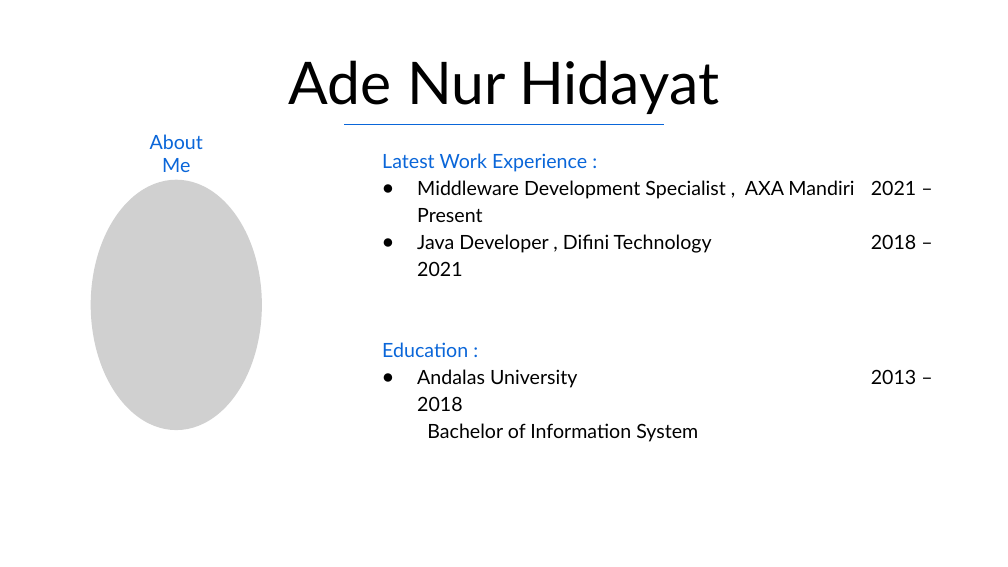
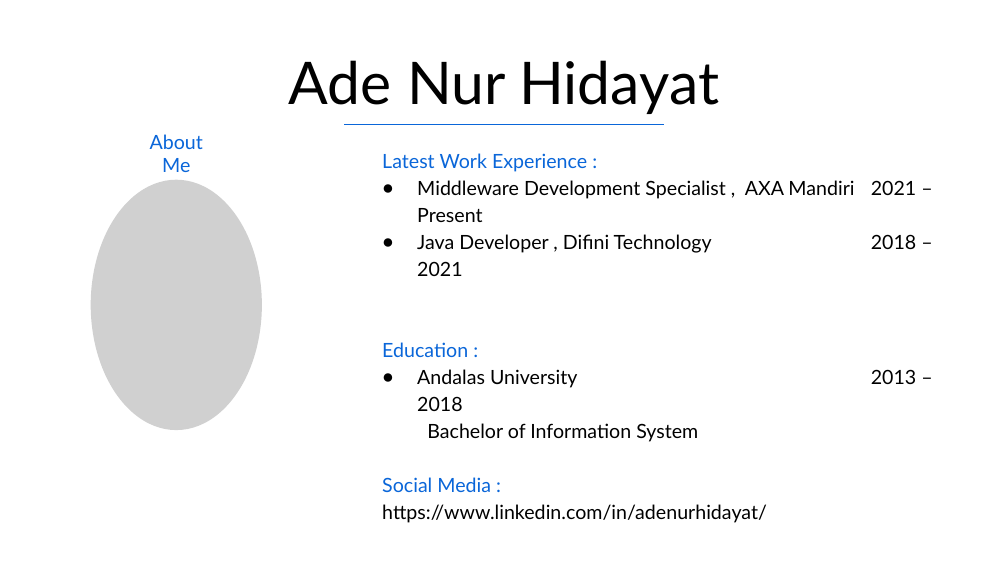
Before and after one commit to ADENH/pweb-node-js, a slide deck: slide 2 of Materi 1 - Database Connectivity/Node Js - Database Connectivity.pptx. Drawn at 1008x567 pixels with LibreOffice and Linux fonts; fonts in the diff are those of the drawing; grey boxes stand for pictures. Boxes give left, top, right and bottom in pixels: in the first picture for what was removed or moved away, otherwise in the second. Text is boxed around its words. In the diff, an @@ line names an element or a change of style, - is before the commit and + after.

```diff
--- a/Materi 1 - Database Connectivity/Node Js - Database Connectivity.pptx
+++ b/Materi 1 - Database Connectivity/Node Js - Database Connectivity.pptx
@@ text at <box>382,477,767,523</box>: paragraphs added @@
+Social Media :
+https://www.linkedin.com/in/adenurhidayat/
```
Also in this commit, not shown: 1 other slide changed, 9 slides added, 13 other files.
